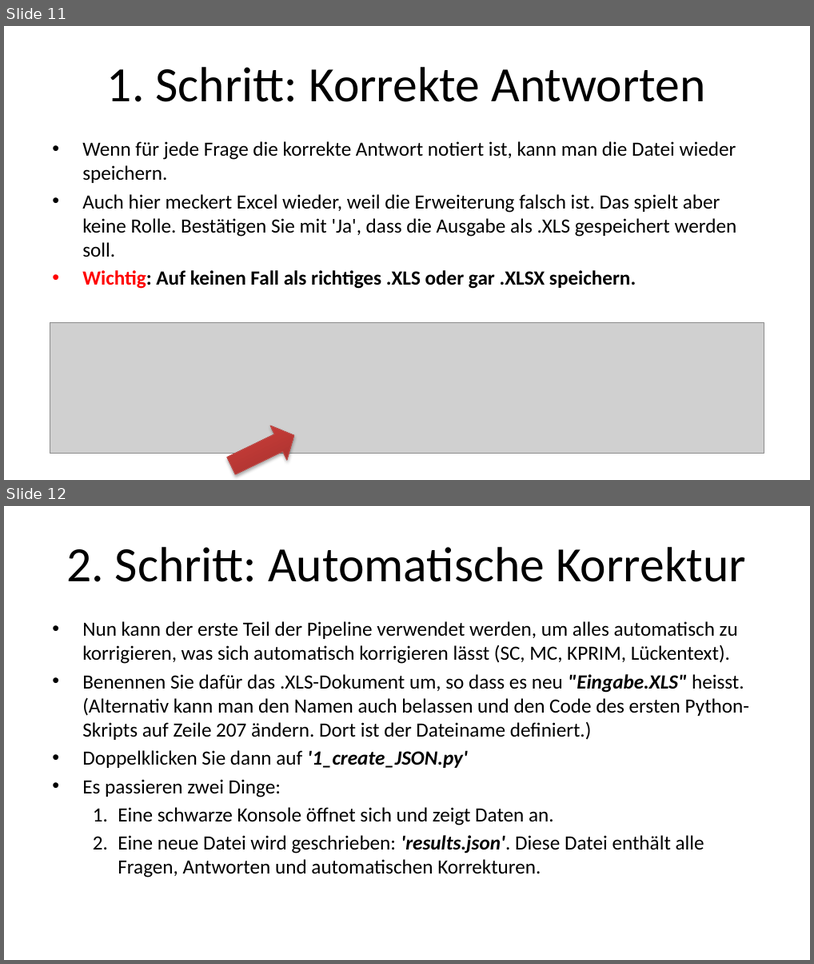
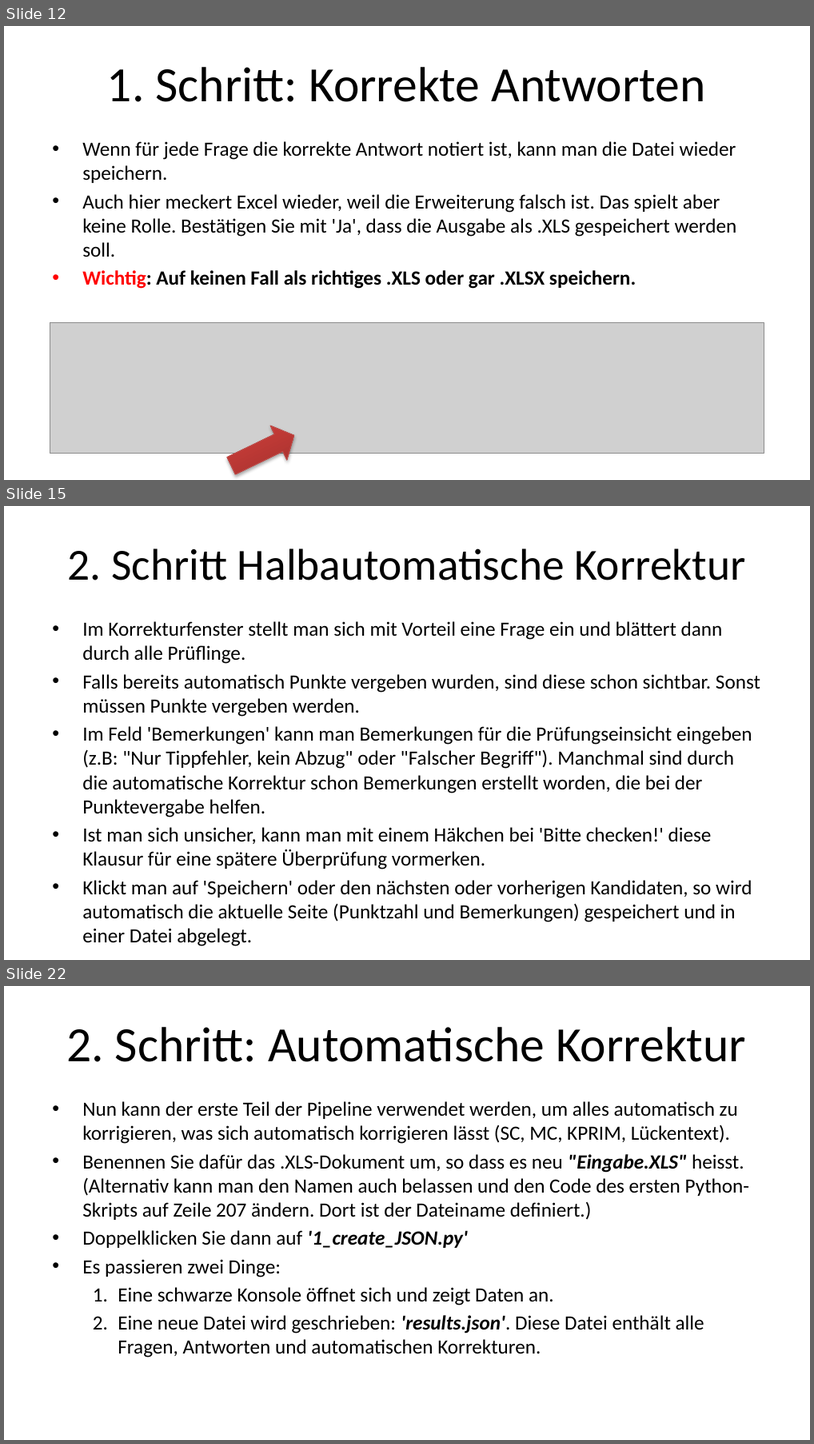
Before and after one commit to Tarlanc/Korrektur, a slide deck: Anleitung_Korrekturpipeline.pptx. Shown one above the other, each under a label of ours: slides 11 and 12 before the commit, slides 12, 15 and 22 after it; the slides between them are not shown. The pictures are 814x964 and 814x1444 pixels, drawn with LibreOffice and Linux fonts; fonts in the diff are those of the drawing; grey boxes stand for pictures. Boxes give left, top, right and bottom in pixels: in the first picture for what was removed or moved away, otherwise in the second. Text is boxed around its words. In the diff, an @@ line names an element or a change of style, - is before the commit and + after.

```diff
--- a/Anleitung_Korrekturpipeline.pptx
+++ b/Anleitung_Korrekturpipeline.pptx
@@ slide 15 added at (4,506,810,960), background #FFFFFF @@
@@ title added at (68,548,746,580), 39.6 pt, text #000000 @@
+2. Schritt Halbautomatische Korrektur
@@ text added at (82,621,761,946), 18 pt, text #000000 @@
+• Im Korrekturfenster stellt man sich mit Vorteil eine Frage ein und blättert dann durch alle Prüflinge.
+• Falls bereits automatisch Punkte vergeben wurden, sind diese schon sichtbar. Sonst müssen Punkte vergeben werden.
+• Im Feld 'Bemerkungen' kann man Bemerkungen für die Prüfungseinsicht eingeben (z.B: "Nur Tippfehler, kein Abzug" oder "Falscher Begriff"). Manchmal sind durch die automatische Korrektur schon Bemerkungen erstellt worden, die bei der Punktevergabe helfen.
+• Ist man sich unsicher, kann man mit einem Häkchen bei 'Bitte checken!' diese Klausur für eine spätere Überprüfung vormerken.
+• Klickt man auf 'Speichern' oder den nächsten oder vorherigen Kandidaten, so wird automatisch die aktuelle Seite (Punktzahl und Bemerkungen) gespeichert und in einer Datei abgelegt.
@@ what was slide 11 is now slide 12 @@
@@ what was slide 12 is now slide 22 @@
```
Also in this commit, not shown: 9 other slides added.
